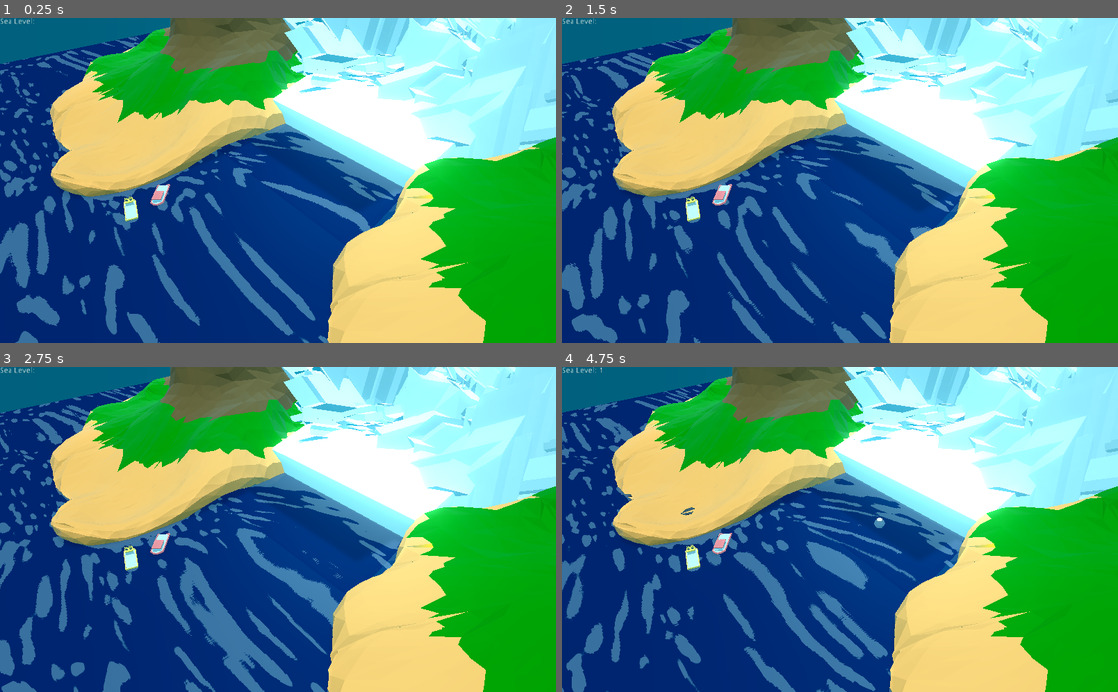
Above: before the commit, frames 1-4 (two rows, left to right).
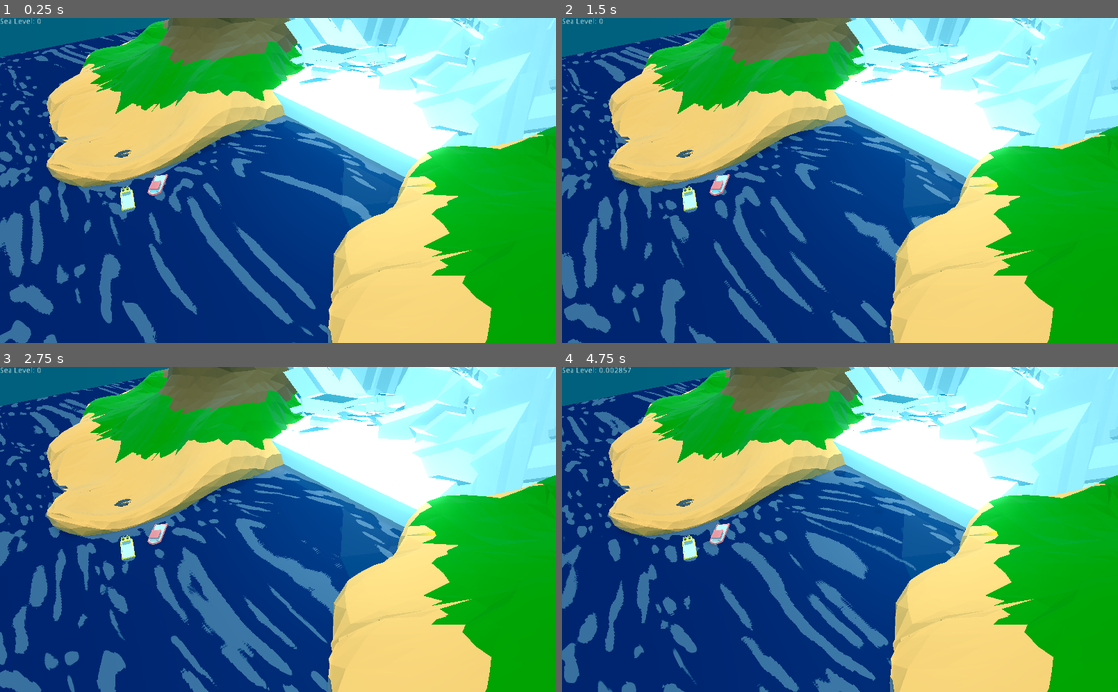
Above: after the commit, the same moments.

Repository: nikolajbaer/ld50
Game: Godot game, scene res://Scenes/root.tscn
Two runs of this game, one before a commit and one after it. Both use one fixed random seed, a clock stepped at 60 frames per second and the inputs below.
Inputs (mouse positions are in pixels of both pictures, inside the frame that each line leads up to):
- Up to frame 1 (0.25 s): no input
- Up to frame 2 (1.5 s): tap Enter at 0.5 s; move the mouse to (962, 164) at 0.52 s; click (962, 164) at 0.67 s; drag from (728, 196) to (812, 245) at 1.27 s
- Up to frame 3 (2.75 s): move the mouse to (333, 458) at 2.02 s; click (333, 458) at 2.17 s
- Up to frame 4 (4.75 s): drag from (812, 594) to (673, 480) at 2.77 s; move the mouse to (1006, 578) at 3.52 s; click (1006, 578) at 3.67 s; drag from (673, 480) to (756, 448) at 4.27 s

The runs differ from the first frame. In frame 1, 28% of the frame differs, in the area x 0-100%, y 0-100%; in frame 2, 28%; in frame 3, 30%; in frame 4, 30%.

Commit message:
buoyancy physics

Diff:
--- /dev/null
+++ b/Scenes/SnowballB.gd
@@ -0,0 +1,131 @@
+extends RigidBody
+
+var water_level
+const g = -9.8 # acceleration of graviy
+
+const DRAG_COEFFICIENT = 250 # https://en.wikipedia.org/wiki/Drag_coefficient of sphere
+
+const BF = 0.8
+
+const MELT_RATE = 0.05 # melt 5% every second
+
+var grab_point
+
+var camera
+var state
+enum {FREE,GRABBED,STUCK}
+var flow_velocity
+
+const MAX_GRAB_VEL = 10
+var grab_vel
+var melt_amount
+
+signal grabbed
+
+func _ready():
+	water_level = 0
+	mass = 1000 # TODO scale to
+	camera = get_tree().get_root().get_camera()
+	state = FREE
+	melt_amount = 0
+	set_process(true)
+
+func _process(delta):
+	if state == GRABBED:
+		var mouse = get_viewport().get_mouse_position()
+
+		# https://www.scratchapixel.com/lessons/3d-basic-rendering/minimal-ray-tracer-rendering-simple-shapes/ray-plane-and-ray-disk-intersection
+		var n = Vector3(-1,0,0) # Y/Z plane
+		var p0 = grab_point
+		var l0 = camera.project_ray_origin(mouse)
+		var l = camera.project_ray_normal(mouse).normalized()
+		var denom = n.dot(l)
+		var oldtranslation = translation
+		if abs(denom) > 0.0001:
+			var p0l0 = p0 - l0
+			var t = p0l0.dot(n) / denom
+			translation = l0 + t * l
+			if translation.y < water_level:
+				translation.y = water_level
+			translation.z = clamp(translation.z,-30,grab_point.z+20)
+		grab_vel = translation - oldtranslation
+		var gv = grab_vel.length()/delta
+		if gv > MAX_GRAB_VEL:
+			gv = MAX_GRAB_VEL
+		grab_vel = grab_vel.normalized() * gv
+	elif state == STUCK:
+		translation += flow_velocity * delta
+
+func _physics_process(delta):
+	if get_mode() == RigidBody.MODE_KINEMATIC: return
+
+	var pos = global_transform.origin
+	var buoyant_force = Vector3()
+	var drag_force = Vector3()
+	var radius = scale.x
+	if pos.y - radius < water_level: # if we are in the water
+		var h = water_level - ( pos.y - radius ) # distance underwater
+		var a = radius
+		if h < radius: # if we are less than 1/2way under water
+			a = sqrt(pow(radius,2) - pow(radius-h,2)) # radius at water line
+		var displacement = clamp(h,0,radius*2)
+		var drag = -1 * linear_velocity.length() * DRAG_COEFFICIENT * (PI * pow(a,2))
+		buoyant_force = Vector3(0,weight * displacement * BF,0) * delta
+		drag_force = linear_velocity.normalized() * drag * delta
+	apply_impulse(Vector3.ZERO,buoyant_force + drag_force)
+
+	if melt_amount > 0:
+		#scale = scale * melt_amount
+		#mass = mass * melt_amount
+		melt_amount = 0
+
+func stick_to_ice(flow_vel):
+	set_mode(RigidBody.MODE_KINEMATIC)
+	flow_velocity = flow_vel
+	state = STUCK
+
+func release_from_ice():
+	set_mode(RigidBody.MODE_RIGID)
+	linear_velocity = flow_velocity
+	state = FREE
+
+func start_grab():
+	state = GRABBED
+	grab_point = translation
+	grab_vel = Vector3()
+	set_mode(RigidBody.MODE_KINEMATIC)
+	emit_signal("grabbed")
+	#set_collision_layer_bit(0,false)
+	#set_collision_layer_bit(1,false)
+
+func release_grab():
+	state = FREE
+	set_mode(RigidBody.MODE_RIGID)
+	#set_collision_layer_bit(0,true)
+	#set_collision_layer_bit(1,true)
+	linear_velocity = grab_vel
+
+func splash():
+	$Particles.emitting = true
+
+func is_stuck():
+	return state == STUCK
+
+func is_free():
+	return state == FREE
+
+func is_grabbed():
+	return state == GRABBED
+
+func _on_SnowballB_input_event(camera, event, position, normal, shape_idx):
+	if event is InputEventMouseButton and event.button_index == BUTTON_LEFT:
+		if event.is_pressed() and state == FREE:
+			start_grab()
+
+func melt(delta):
+	var x = delta * MELT_RATE
+	melt_amount = 1-x
+	var radius = scale.x
+	var v0 = 4/3.0 * PI * pow(radius,3)
+	var v1 = 4/3.0 * PI * pow(radius * (1-x),3)
+	return v0 - v1 # change in volume after this melting
--- /dev/null
+++ b/Scenes/SnowballB.tscn
@@ -0,0 +1,20 @@
+[gd_scene load_steps=4 format=2]
+
+[ext_resource path="res://Scenes/SnowballB.gd" type="Script" id=1]
+
+[sub_resource type="SphereShape" id=1]
+
+[sub_resource type="SphereMesh" id=2]
+
+[node name="SnowballB" type="RigidBody"]
+collision_layer = 3
+script = ExtResource( 1 )
+
+[node name="CollisionShape" type="CollisionShape" parent="."]
+shape = SubResource( 1 )
+
+[node name="MeshInstance" type="MeshInstance" parent="."]
+mesh = SubResource( 2 )
+material/0 = null
+
+[connection signal="input_event" from="." to="." method="_on_SnowballB_input_event"]
--- a/Scenes/root.tscn
+++ b/Scenes/root.tscn
@@ -1,6 +1,5 @@
-[gd_scene load_steps=13 format=2]
+[gd_scene load_steps=12 format=2]
 
-[ext_resource path="res://Scenes/Wall.tscn" type="PackedScene" id=1]
 [ext_resource path="res://root.gd" type="Script" id=2]
 [ext_resource path="res://Shaders/RoystanToonWaterShader.tres" type="Material" id=3]
 [ext_resource path="res://game_env.tres" type="Environment" id=4]
@@ -40,26 +39,23 @@
 
 [node name="Scene" type="Spatial" parent="."]
 
-[node name="Wall" parent="Scene" instance=ExtResource( 1 )]
-transform = Transform( 1, 0, 0, 0, 0.910907, -0.412611, 0, 0.412611, 0.910907, -5.76138, 0, -23.8451 )
-
 [node name="Ocean" type="Area" parent="Scene"]
-transform = Transform( 1, 0, 0, 0, 1, 0, 0, 0, 1, 0, -16.6603, 10.5548 )
+transform = Transform( 1, 0, 0, 0, 1, 0, 0, 0, 1, 0, 0, 10.555 )
 collision_layer = 2
 collision_mask = 2
 
 [node name="CollisionShape" type="CollisionShape" parent="Scene/Ocean"]
-transform = Transform( 1, 0, 0, 0, 1, 0, 0, 0, 1, 0, 2.74666, 7.80637 )
+transform = Transform( 1, 0, 0, 0, 1, 0, 0, 0, 1, 0, -11.9844, 7.80637 )
 shape = SubResource( 1 )
 
 [node name="MeshInstance" type="MeshInstance" parent="Scene/Ocean"]
-transform = Transform( 100, 0, 0, 0, 20, 0, 0, 0, 100, -4.81064, -5.35044, -6.90833 )
+transform = Transform( 100, 0, 0, 0, 20, 0, 0, 0, 100, -4.81064, -20.0815, -6.90833 )
 generate_lightmap = false
 mesh = SubResource( 7 )
 material/0 = ExtResource( 3 )
 
 [node name="Boats" type="Spatial" parent="Scene/Ocean"]
-transform = Transform( 0.5, 0, 0, 0, 0.5, 0, 0, 0, 0.5, 0.114334, 0, -7.55032 )
+transform = Transform( 0.5, 0, 0, 0, 0.5, 0, 0, 0, 0.5, 0.114334, -14.7311, -7.55032 )
 
 [node name="watercraftPack_004" parent="Scene/Ocean/Boats" instance=ExtResource( 7 )]
 transform = Transform( 0.680716, 0, 0.793279, 0, 1, 0, -0.886902, 0, 0.608858, -18.2153, 28.6256, 20.7053 )
@@ -68,7 +64,7 @@
 transform = Transform( -0.278841, 0, -0.960338, 0, 1, 0, 0.960338, 0, -0.278841, -15.6056, 28.4043, 31.508 )
 
 [node name="Glacier" type="Area" parent="Scene"]
-transform = Transform( 35.0544, 0, 0, 0, 4.18055, -4.03034, 0, 1.16739, 14.4331, 0.18631, 2.22125, -30.7239 )
+transform = Transform( 35.0544, 0, 0, 0, 4.18055, -4.03034, 0, 1.16739, 14.4331, 0.18631, 4.03605, -30.7239 )
 collision_layer = 2
 collision_mask = 2
 
@@ -93,10 +89,10 @@
 transform = Transform( 0.0285271, 0, 0, 0, 0.2219, 0.061964, 0, -0.0179479, 0.0642734, -0.00874247, 1.23608, 1.10821 )
 
 [node name="island" parent="Scene" instance=ExtResource( 6 )]
-transform = Transform( 0.3745, 0, -0.800002, 0, 1.06635, 0, 0.896495, 0, 0.600911, -44.1783, -6.71732, -24.142 )
+transform = Transform( 0.3745, 0, -0.800002, 0, 1.06635, 0, 0.896495, 0, 0.600911, -44.1783, -4.90252, -24.142 )
 
 [node name="island2" parent="Scene" instance=ExtResource( 6 )]
-transform = Transform( -0.221814, 0, -0.948939, 0, 1.128, 0, 0.940966, 0, 0.0054118, 49.5157, -7.01261, -28.315 )
+transform = Transform( -0.221814, 0, -0.948939, 0, 1.128, 0, 0.940966, 0, 0.0054118, 49.5157, -5.19781, -28.315 )
 
 [node name="RichTextLabel" type="RichTextLabel" parent="."]
 margin_right = 228.0
--- /dev/null
+++ b/Splash.gd
@@ -0,0 +1,13 @@
+extends Particles
+
+var life = 0
+
+func _ready():
+	emitting = true
+	life = 0
+
+func _process(delta):
+	life += delta
+	if life > lifetime:
+		# remove myself after particles are over
+		queue_free()
--- /dev/null
+++ b/Splash.tscn
@@ -0,0 +1,33 @@
+[gd_scene load_steps=5 format=2]
+
+[ext_resource path="res://Splash.gd" type="Script" id=1]
+
+[sub_resource type="ParticlesMaterial" id=3]
+emission_shape = 5
+emission_ring_radius = 1.0
+emission_ring_inner_radius = 1.0
+emission_ring_height = 1.0
+emission_ring_axis = Vector3( 0, 1, 0 )
+direction = Vector3( 0, 1, 0 )
+spread = 94.09
+initial_velocity = 3.0
+
+[sub_resource type="SpatialMaterial" id=4]
+albedo_color = Color( 0.635294, 0.835294, 0.909804, 1 )
+
+[sub_resource type="SphereMesh" id=5]
+material = SubResource( 4 )
+radius = 0.25
+height = 0.5
+radial_segments = 12
+rings = 12
+
+[node name="Splash" type="Particles"]
+emitting = false
+amount = 16
+lifetime = 0.5
+one_shot = true
+explosiveness = 1.0
+process_material = SubResource( 3 )
+draw_pass_1 = SubResource( 5 )
+script = ExtResource( 1 )
--- /dev/null
+++ b/buoyancy_test.gd
@@ -0,0 +1,47 @@
+extends Spatial
+
+var Snowball = preload("res://Scenes/SnowballB.tscn")
+var Splash = preload("res://Splash.tscn")
+var t
+const rate = 5
+var current_snowball
+
+func _ready():
+	t=0
+	add_snowball()
+
+func add_snowball():
+	var b = Snowball.instance()
+	b.translation = $Spawn.global_transform.origin
+	b.translation.x += rand_range(-5,5)
+	b.scale *= rand_range(0.85,1.75)
+	b.rotation.x = rand_range(-1,1)
+	b.rotation.z = rand_range(-1,1)
+	b.linear_velocity = Vector3(0,0,rand_range(1,3))
+	b.connect("grabbed",self,"_snowball_grabbed",[b])
+	b.add_to_group("snowballs")
+	add_child(b)
+
+func _input(event):
+	if event is InputEventMouseButton and event.button_index == BUTTON_LEFT:
+		if not event.is_pressed() and current_snowball:
+			current_snowball.release_grab()
+			current_snowball = null
+
+func _physics_process(delta):
+	t += delta
+	for b in get_tree().get_nodes_in_group("snowballs"):
+		if b.global_transform.origin.y <= 0:
+			b.melt(delta)
+
+func _snowball_grabbed(snowball):
+	current_snowball = snowball
+
+func splash(location):
+	var s = Splash.instance()
+	s.translation = location
+	add_child(s)
+
+func _on_Ocean_body_entered(body):
+	#body.melt(0.1)
+	splash(body.global_transform.origin)
--- /dev/null
+++ b/buoyancy_test.tscn
@@ -0,0 +1,47 @@
+[gd_scene load_steps=7 format=2]
+
+[ext_resource path="res://Shaders/RoystanToonWaterShader.tres" type="Material" id=1]
+[ext_resource path="res://Models/Boats/watercraftPack_004.gltf" type="PackedScene" id=2]
+[ext_resource path="res://Models/Boats/watercraftPack_005.gltf" type="PackedScene" id=3]
+[ext_resource path="res://buoyancy_test.gd" type="Script" id=4]
+
+[sub_resource type="BoxShape" id=1]
+extents = Vector3( 86.7434, 10.678, 56.7298 )
+
+[sub_resource type="CubeMesh" id=2]
+
+[node name="Spatial" type="Spatial"]
+script = ExtResource( 4 )
+
+[node name="Ocean" type="Area" parent="."]
+collision_layer = 2
+collision_mask = 2
+
+[node name="CollisionShape" type="CollisionShape" parent="Ocean"]
+transform = Transform( 1, 0, 0, 0, 1, 0, 0, 0, 1, 0, -11.2161, 7.80637 )
+shape = SubResource( 1 )
+
+[node name="MeshInstance" type="MeshInstance" parent="Ocean"]
+transform = Transform( 100, 0, 0, 0, 20, 0, 0, 0, 100, -4.81064, -19.3132, -6.90833 )
+generate_lightmap = false
+mesh = SubResource( 2 )
+material/0 = ExtResource( 1 )
+
+[node name="Boats" type="Spatial" parent="Ocean"]
+transform = Transform( 0.5, 0, 0, 0, 0.5, 0, 0, 0, 0.5, 0.114, 0, 0 )
+
+[node name="watercraftPack_004" parent="Ocean/Boats" instance=ExtResource( 2 )]
+transform = Transform( 0.680716, 0, 0.793279, 0, 1, 0, -0.886902, 0, 0.608858, -18.215, 0, 20.705 )
+
+[node name="watercraftPack_005" parent="Ocean/Boats" instance=ExtResource( 3 )]
+transform = Transform( -0.278841, 0, -0.960338, 0, 1, 0, 0.960338, 0, -0.278841, -15.606, 0, 31.508 )
+
+[node name="Spawn" type="Spatial" parent="."]
+transform = Transform( 1, 0, 0, 0, 1, 0, 0, 0, 1, 0, 12.6511, 0 )
+
+[node name="Camera" type="Camera" parent="."]
+transform = Transform( -0.52105, 0.279575, -0.80644, 0.0164164, 0.947941, 0.318023, 0.853368, 0.152467, -0.498514, -51.8382, 23.3121, -38.7968 )
+fov = 30.0
+far = 1000.0
+
+[connection signal="body_entered" from="Ocean" to="." method="_on_Ocean_body_entered"]
--- a/root.gd
+++ b/root.gd
@@ -1,25 +1,26 @@
 extends Spatial
 
 onready var sea_level_label = $HUD/VBoxContainer/HBoxContainer/SeaLevel
-var Snowball = preload("res://Scenes/Snowball.tscn")
+var Snowball = preload("res://Scenes/SnowballB.tscn")
+var Splash = preload("res://Splash.tscn")
 
 var rate
 var t
 var current_snowball
 var flow_vec
 var flow_vel # current flow velocity
-var release_z
+
 const GLOBAL_WARMING = 0.01# Rate at which ice flow increases (relative to delta seconds)
 var restored_snow
 var melt_level
 var start_sea_level
-const MELT_SPEED = 0.1 # effect of iceberg count on sea level rise
+const MELT_SPEED = 0.01 # effect of iceberg count on sea level rise
 var game_on = false
 var glacier_start
 
 const GLACIER_SPEED = 0.1
 
-const INEVITABLE_LEVEL = 100 # Total Submersion
+const INEVITABLE_LEVEL = 20 # Total Submersion
 
 onready var tween = $Tween
 
@@ -28,7 +29,6 @@
 	t = 0
 	flow_vel = 0
 	flow_vec = $Scene/Glacier/CollisionShape.global_transform.basis.z.normalized()
-	release_z = $Scene/Glacier/DropPoint.global_transform.origin.z # plane which when crossed snow falls back off the glacier
 	restored_snow = []
 	melt_level = 0
 	start_sea_level = $Scene/Ocean.global_transform.origin.y
@@ -37,6 +37,12 @@
 
 func _process(delta):
 	if not game_on: return
+
+	for b in $Scene/Ocean.get_overlapping_bodies():
+		if b.is_in_group("snowballs"):
+			melt_level += b.melt(delta) * MELT_SPEED
+
+	sea_level_label.text = "%s" % melt_level
 
 	if t > rate:
 		t = 0
@@ -55,15 +61,14 @@
 		t += delta
 	flow_vel += delta * GLOBAL_WARMING
 
-	var water_level = start_sea_level + melt_level * MELT_SPEED
-	var water_change = water_level - $Scene/Ocean.translation.y
+	var water_level = start_sea_level + melt_level
 	$Scene/Ocean.translation.y = water_level # TODO Tween
 
+	var release_z = $Scene/Glacier/DropPoint.global_transform.origin.z
 	for snow in get_tree().get_nodes_in_group("snowballs"):
+		snow.water_level = water_level
 		if snow.is_stuck() and snow.global_transform.origin.z > release_z:
 			snow.release_from_ice()
-		elif snow.is_floating():
-			snow.water_y += water_change	 # TODO Tween
 
 	$Scene/Glacier.translation.z += GLACIER_SPEED * delta
 
@@ -73,14 +78,17 @@
 func _on_Ocean_body_entered(body):
 	if body.get_mode() == RigidBody.MODE_RIGID:
 		#print("starting float")
-		body.start_float()
-		melt_level += 1
-		sea_level_label.text = "%s" % melt_level
+		splash(body.global_transform.origin)
+
+func splash(location):
+	var s = Splash.instance()
+	s.translation = location
+	add_child(s)
 
 func _input(event):
 	if event is InputEventMouseButton and event.button_index == BUTTON_LEFT:
 		if not event.is_pressed() and current_snowball:
-			current_snowball.release_grab(Vector3())
+			current_snowball.release_grab()
 			current_snowball = null
 
 func _snowball_grabbed(snowball):
@@ -90,9 +98,8 @@
 	if body.get_mode() == RigidBody.MODE_RIGID:
 		body.stick_to_ice(flow_vec * flow_vel)
 
-func _on_Ocean_body_exited(body):
-	if body.is_grabbed():
-		melt_level -= 1
+
+
 
 func game_over():
 	game_on = false
Not shown: 1 places in Scenes/Snowball.tscn that only renumber resources
